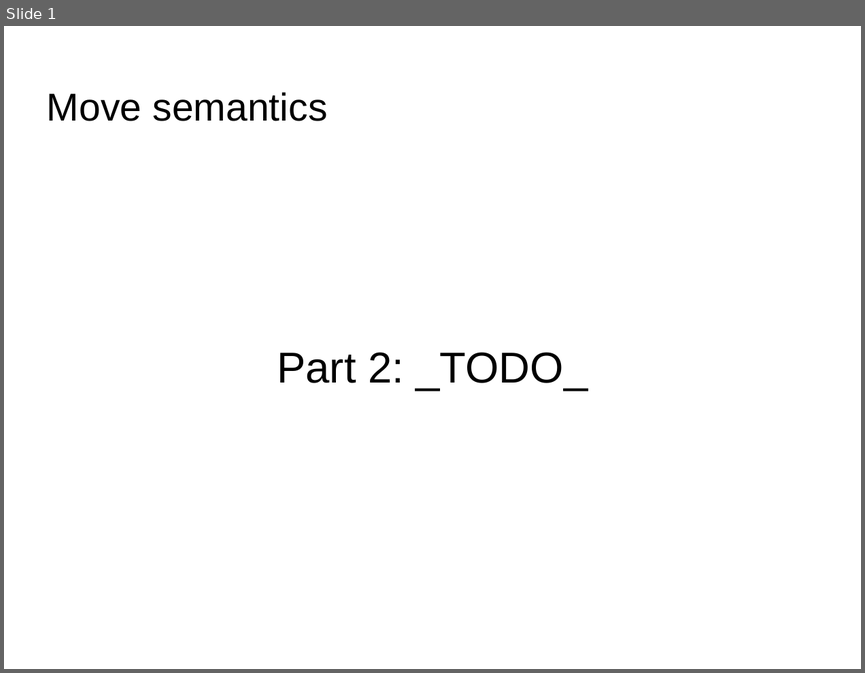
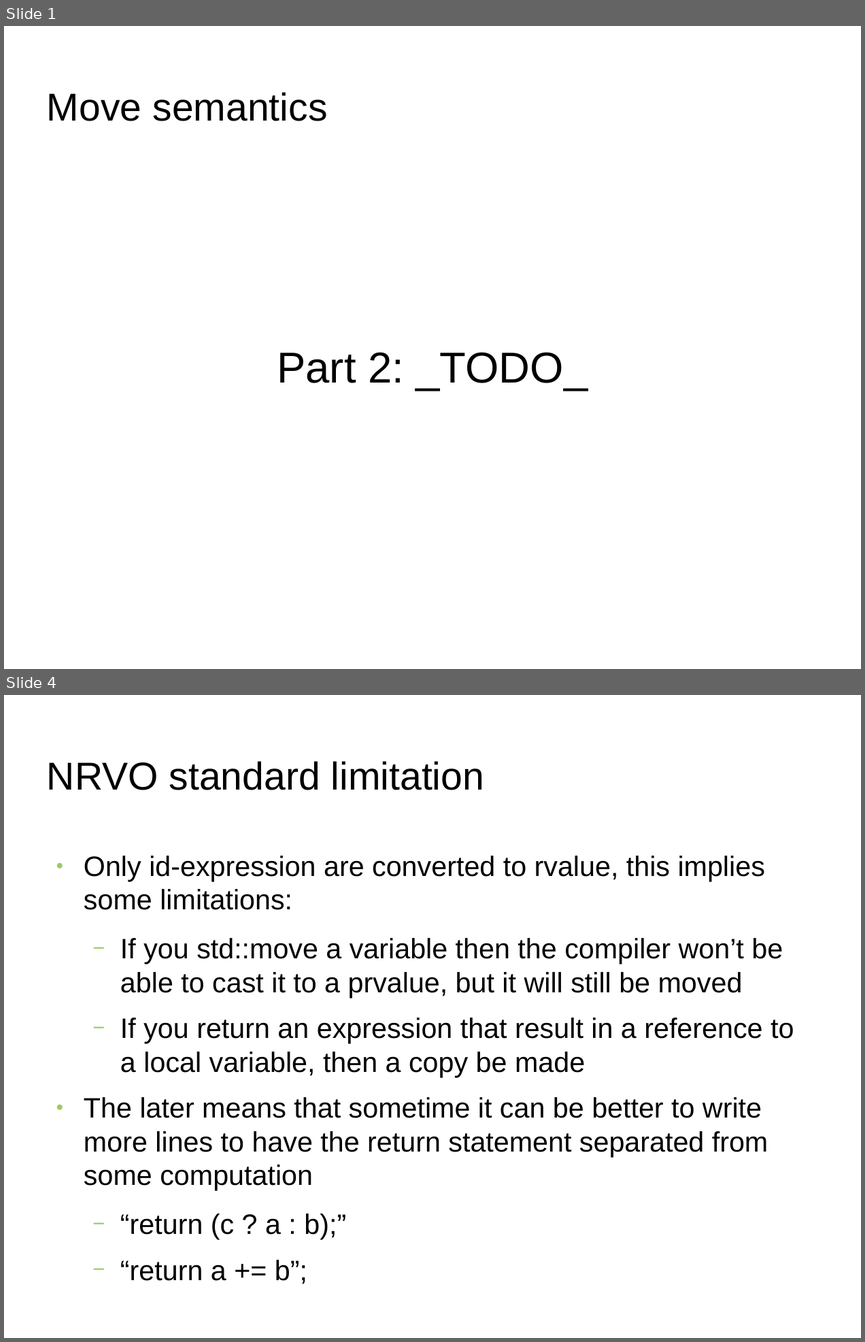
Before and after one commit to FranckRJ/CPP-trainings, a slide deck: traning-move.pt2.odp. Shown one above the other, each under a label of ours: slide 1 before the commit, slides 1 and 4 after it; the slides between them are not shown. The pictures are 865x673 and 865x1342 pixels, drawn with LibreOffice and Linux fonts; fonts in the diff are those of the drawing; background and template pictures are left out. Boxes give left, top, right and bottom in pixels: in the first picture for what was removed or moved away, otherwise in the second. Text is boxed around its words. In the diff, an @@ line names an element or a change of style, - is before the commit and + after.

```diff
--- a/traning-move.pt2.odp
+++ b/traning-move.pt2.odp
@@ slide 4 added at [4,695,861,1338], background picture (left out) @@
@@ title added at [47,761,484,790], 36 pt, text #000000 @@
+NRVO standard limitation
@@ text added at [84,855,793,1284], 26 pt, text #000000 @@
+● Only id-expression are converted to rvalue, this implies some limitations:
+  − If you std::move a variable then the compiler won’t be able to cast it to a prvalue, but it will still be moved
+  − If you return an expression that result in a reference to a local variable, then a copy be made
+● The later means that sometime it can be better to write more lines to have the return statement separated from some computation
+  − “return (c ? a : b);”
+  − “return a += b”;
```
Also in this commit, not shown: 1 slide changed, 3 other slides added, 1 other file.
